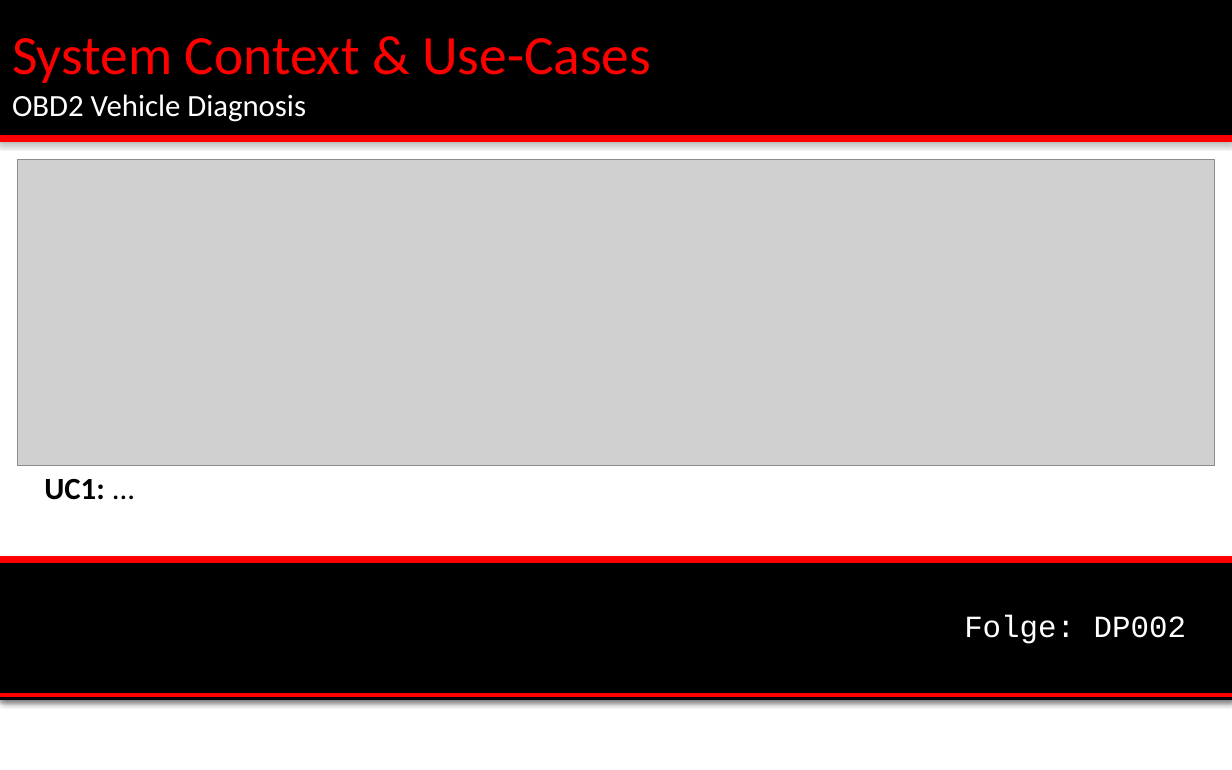
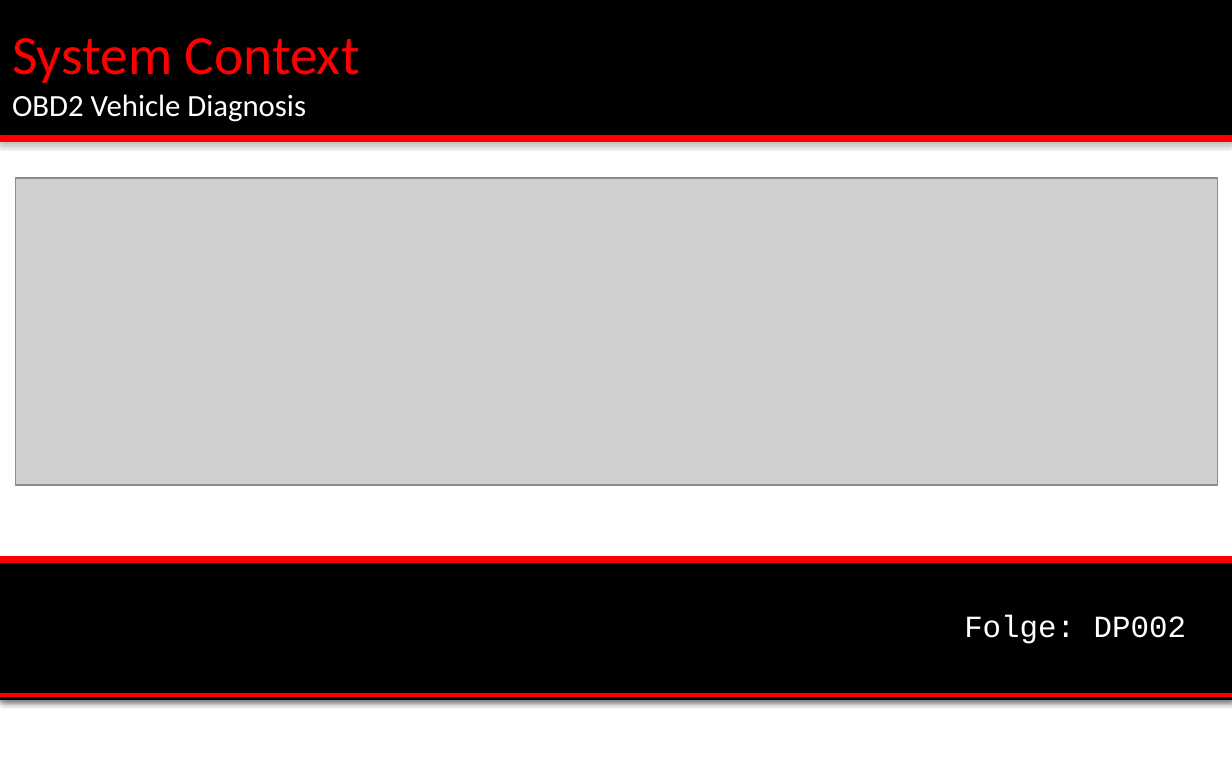
Before and after one commit to msedd/DP002-OBD2_Vehicle_Diagnosis, a slide deck: slide 2 of DP002-Technische_Konzept.ppt. Drawn at 1232x770 pixels with LibreOffice and Linux fonts; fonts in the diff are those of the drawing; grey boxes stand for pictures; background and template pictures are left out. Boxes give left, top, right and bottom in pixels: in the first picture for what was removed or moved away, otherwise in the second. Text is boxed around its words. In the diff, an @@ line names an element or a change of style, - is before the commit and + after.

```diff
--- a/DP002-Technische_Konzept.ppt
+++ b/DP002-Technische_Konzept.ppt
@@ title at (12,38,360,122): text changed; size 32.4 to 18 pt; text colour #FF0000 to #FFFFFF @@
-System Context & Use-Cases
-OBD2 Vehicle Diagnosis
+System Context
+OBD2 Vehicle Diagnosis
@@ picture: place and size @@
-picture at (17,160,1215,466)
+picture at (15,179,1217,485)
@@ text removed at (44,478,104,500) @@
-UC1: ...
```
Also in this commit, not shown: 3 other slides changed, 6 slides added, 1 other file.
